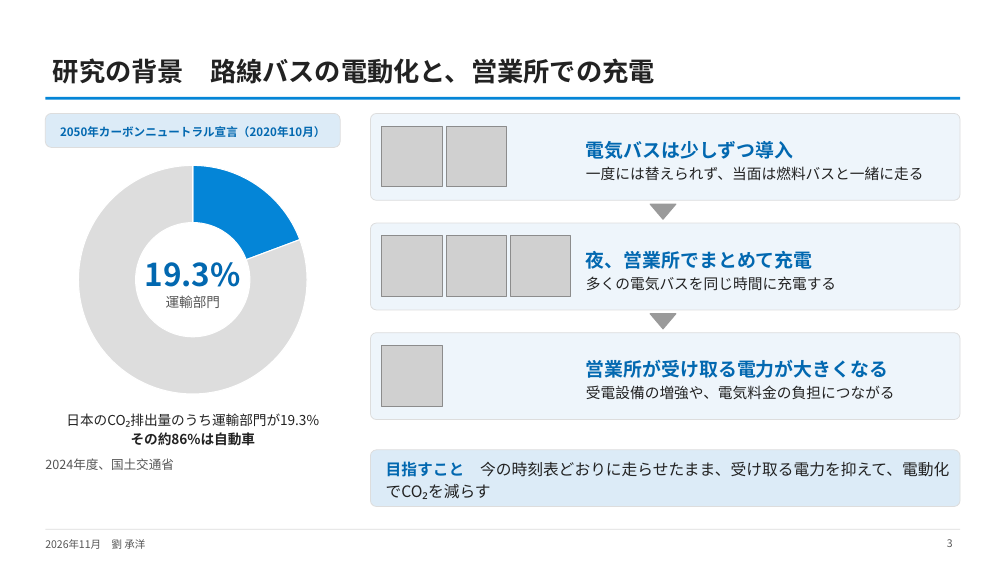
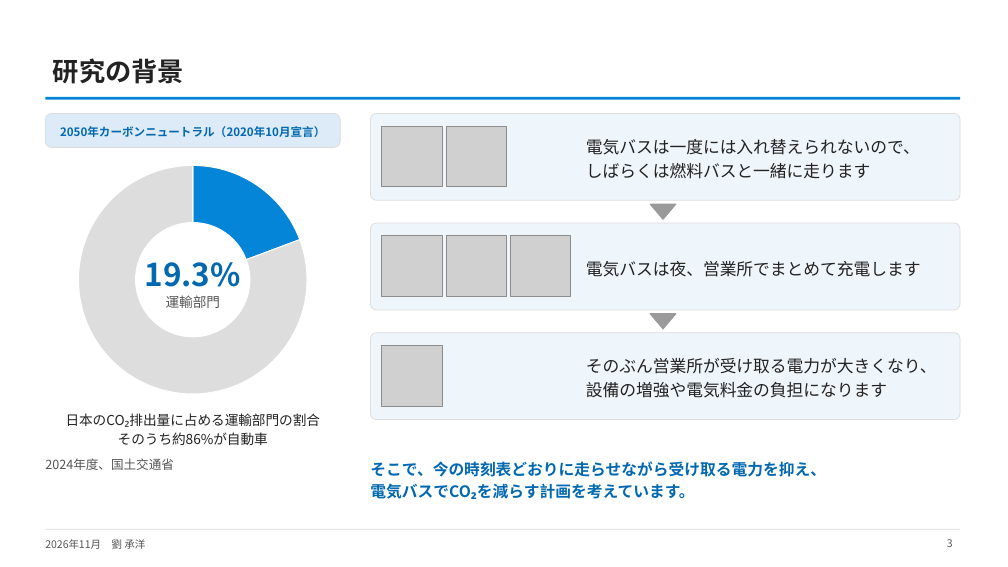
Before and after one commit to CYLIU2003/master-course, a slide deck: slide 3 of outcome/2026-11-16_nishiyama_consult/西山先生へのご相談_最新結果と3本目の柱.pptx. Drawn at 1008x567 pixels with LibreOffice and Linux fonts; fonts in the diff are those of the drawing; grey boxes stand for pictures. Boxes give left, top, right and bottom in pixels: in the first picture for what was removed or moved away, otherwise in the second. Text is boxed around its words. In the diff, an @@ line names an element or a change of style, - is before the commit and + after.

```diff
--- a/outcome/2026-11-16_nishiyama_consult/西山先生へのご相談_最新結果と3本目の柱.pptx
+++ b/outcome/2026-11-16_nishiyama_consult/西山先生へのご相談_最新結果と3本目の柱.pptx
@@ title at (53,58,184,84): text changed @@
-研究の背景 路線バスの電動化と、営業所での充電
+研究の背景
@@ text at (60,126,325,137): text changed @@
-2050年カーボンニュートラル宣言（2020年10月）
+2050年カーボンニュートラル（2020年10月宣言）
@@ text at (586,139,920,179): text changed; size 14 to 16 pt @@
-電気バスは少しずつ導入
-一度には替えられず、当面は燃料バスと一緒に走る
+電気バスは一度には入れ替えられないので、
+しばらくは燃料バスと一緒に走ります
@@ text at (586,261,921,277): text changed; size 14 to 16 pt @@
-夜、営業所でまとめて充電
-多くの電気バスを同じ時間に充電する
+電気バスは夜、営業所でまとめて充電します
@@ text at (586,358,937,398): text changed; size 14 to 16 pt @@
-営業所が受け取る電力が大きくなる
-受電設備の増強や、電気料金の負担につながる
+そのぶん営業所が受け取る電力が大きくなり、
+設備の増強や電気料金の負担になります
@@ text at (66,413,321,445): text changed @@
-日本のCO₂排出量のうち運輸部門が19.3%
-その約86%は自動車
+日本のCO₂排出量に占める運輸部門の割合
+そのうち約86%が自動車
@@ text at (370,461,826,499): text changed; text colour #222222 to #0268B0; bold on @@
-目指すこと 今の時刻表どおりに走らせたまま、受け取る電力を抑えて、電動化でCO₂を減らす
+そこで、今の時刻表どおりに走らせながら受け取る電力を抑え、
+電気バスでCO₂を減らす計画を考えています。
@@ rounded rectangle removed at (371,450,960,507) @@
```
Also in this commit, not shown: 7 other slides changed, 2 slides removed, 2 other files.
